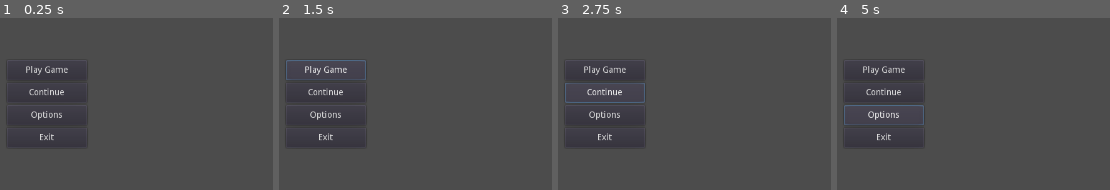
Above: before the commit, frames 1-4 (left to right).
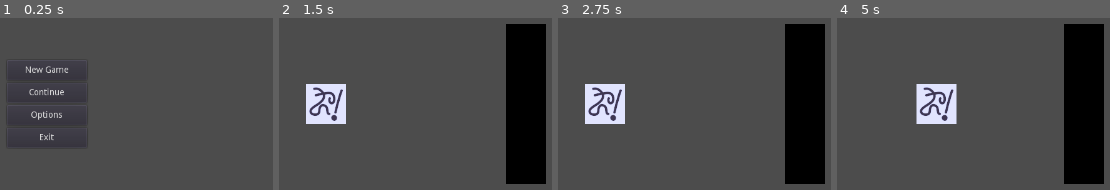
Above: after the commit, the same moments.

Repository: Kapendev/volta
Game: Godot game, scene res://src/scenes/Main.tscn
Two runs of this game, one before a commit and one after it. Both use one fixed random seed, a clock stepped at 60 frames per second and the inputs below.
Inputs (mouse positions are in pixels of both pictures, inside the frame that each line leads up to):
- Up to frame 1 (0.25 s): no input
- Up to frame 2 (1.5 s): click "Play Game" (after the commit: "New Game") at 0.5 s; click (325, 69) at 1.25 s, where only the run before the commit has a clickable "Play Game"
- Up to frame 3 (2.75 s): click (604, 91) at 2 s, where only the run before the commit has a clickable "Continue"
- Up to frame 4 (5 s): click (883, 91) at 2.75 s, where only the run before the commit has a clickable "Continue"; click (883, 116) at 3.5 s, where only the run before the commit has a clickable "Options"; hold Right (ui_right) from 4.28 s (still down)

The runs differ from the first frame. In frame 1, 0.3% of the frame differs, in the area x 9-25%, y 27-34%; in frame 2, 17%; in frame 3, 17%; in frame 4, 18%, in the area x 2-98%, y 3-97%.

Commit message:
Event.gd: made the first event

Diff:
--- a/project.godot
+++ b/project.godot
@@ -7,6 +7,22 @@
 ;   param=value ; assign values to parameters
 
 config_version=4
+
+_global_script_classes=[ {
+"base": "KinematicBody2D",
+"class": "Event",
+"language": "GDScript",
+"path": "res://src/nodes/Event.gd"
+}, {
+"base": "Event",
+"class": "PlayerEvent",
+"language": "GDScript",
+"path": "res://src/nodes/PlayerEvent.gd"
+} ]
+_global_script_class_icons={
+"Event": "",
+"PlayerEvent": ""
+}
 
 [application]
 
--- /dev/null
+++ b/src/nodes/Event.gd
@@ -0,0 +1,63 @@
+class_name Event
+extends KinematicBody2D
+
+enum {
+	LEFT, RIGHT, UP, DOWN,
+	LOW, MEDIUM, HIGH
+}
+
+export var move_speed := 120
+var current_move_speed := move_speed
+var last_direction := RIGHT
+
+var __accde := int(sqrt(move_speed))
+var __vector := Vector2()
+
+func move(direction: int) -> void:
+	__vector = Vector2.ZERO
+	var delta := get_physics_process_delta_time()
+	match direction:
+		LEFT:
+			__vector.x = -current_move_speed * delta
+		RIGHT:
+			__vector.x = current_move_speed * delta
+		UP:
+			__vector.y = -current_move_speed * delta
+		DOWN:
+			__vector.y = current_move_speed * delta
+	move_and_collide(__vector)
+	last_direction = direction
+
+func input_move(direction: int) -> void:
+	var action := ""
+	match direction:
+		LEFT:
+			action = "ui_left"
+		RIGHT:
+			action = "ui_right"
+		UP:
+			action = "ui_up"
+		DOWN:
+			action = "ui_down"
+	if action and Input.is_action_pressed(action):
+		move(direction)
+
+func apply_accde(rate: int) -> void:
+	var n := __accde
+	match rate:
+		LOW:
+			n += n / 2
+		MEDIUM:
+			n /= 2
+		HIGH:
+			n /= 4
+	if Input.is_action_pressed("ui_left") \
+	or Input.is_action_pressed("ui_right") \
+	or Input.is_action_pressed("ui_up") \
+	or Input.is_action_pressed("ui_down"):
+		current_move_speed = min(current_move_speed + n, move_speed)
+	elif current_move_speed > 0:
+		current_move_speed -= n + n / 2
+		if current_move_speed < 0:
+			current_move_speed = 0
+		move(last_direction)
--- /dev/null
+++ b/src/nodes/PlayerEvent.gd
@@ -0,0 +1,13 @@
+class_name PlayerEvent
+extends Event
+
+export var can_move_horizontally := true
+export var can_move_vertically := true
+
+func _physics_process(delta) -> void:
+	if can_move_horizontally:
+		input_move(LEFT)
+		input_move(RIGHT)
+	if can_move_vertically:
+		input_move(UP)
+		input_move(DOWN)
--- a/src/scenes/Main.gd
+++ b/src/scenes/Main.gd
@@ -1,14 +1,15 @@
 extends Control
 
-enum Menu {PLAY, CONTINUE, OPTIONS, EXIT}
+enum Menu {NEW, CONTINUE, OPTIONS, EXIT}
 
 func _ready() -> void:
 	$Menu.connect("pressed", self, "_on_menu_pressed")
 
 func _on_menu_pressed(index: int) -> void:
 	match index:
-		Menu.PLAY:
-			print("Play")
+		Menu.NEW:
+			print("New")
+			get_tree().change_scene("res://src/scenes/levels/TestLevel.tscn")
 		Menu.CONTINUE:
 			print("Continue")
 		Menu.OPTIONS:
--- a/src/scenes/Main.tscn
+++ b/src/scenes/Main.tscn
@@ -21,7 +21,7 @@
 margin_bottom = 322.0
 rect_min_size = Vector2( 128, 32 )
 size_flags_horizontal = 4
-text = "Play Game"
+text = "New Game"
 
 [node name="Button2" type="Button" parent="Menu"]
 margin_left = 576.0
--- a/src/scenes/Menu.gd
+++ b/src/scenes/Menu.gd
@@ -8,7 +8,7 @@
 	if not Engine.editor_hint:
 		for i in range(1, get_child_count()):
 			var button := get_child(i)
-			button.connect("pressed", self, "_on_pressed", [i - 1])
+			button.connect("pressed", self, "_on_pressed", [i-1])
 
 func _on_pressed(index: int) -> void:
 	emit_signal("pressed", index)
@@ -22,7 +22,7 @@
 	if is_inside_tree():
 		var delta := button_count - get_child_count() + 1
 		if delta < 0:
-			for i in range(delta * -1):
+			for i in range(-delta):
 				get_child(get_child_count() - 1 - i).queue_free()
 		elif delta > 0:
 			for i in range(delta):
--- /dev/null
+++ b/src/scenes/levels/TestLevel.tscn
@@ -0,0 +1,38 @@
+[gd_scene load_steps=5 format=2]
+
+[ext_resource path="res://icon.png" type="Texture" id=1]
+[ext_resource path="res://src/nodes/PlayerEvent.gd" type="Script" id=2]
+
+[sub_resource type="RectangleShape2D" id=1]
+extents = Vector2( 32, 32 )
+
+[sub_resource type="RectangleShape2D" id=2]
+extents = Vector2( 32, 128 )
+
+[node name="TestLevel" type="Node2D"]
+__meta__ = {
+"_edit_lock_": true
+}
+
+[node name="PlayerEvent" type="KinematicBody2D" parent="."]
+position = Vector2( 640, 360 )
+script = ExtResource( 2 )
+
+[node name="Sprite" type="Sprite" parent="PlayerEvent"]
+texture = ExtResource( 1 )
+
+[node name="CollisionShape2D" type="CollisionShape2D" parent="PlayerEvent"]
+shape = SubResource( 1 )
+
+[node name="Camera2D" type="Camera2D" parent="PlayerEvent"]
+
+[node name="Wall" type="StaticBody2D" parent="."]
+position = Vector2( 960, 360 )
+
+[node name="Sprite" type="Sprite" parent="Wall"]
+modulate = Color( 0, 0, 0, 1 )
+scale = Vector2( 1, 4 )
+texture = ExtResource( 1 )
+
+[node name="CollisionShape2D" type="CollisionShape2D" parent="Wall"]
+shape = SubResource( 2 )
Binary file changed: icon.png
